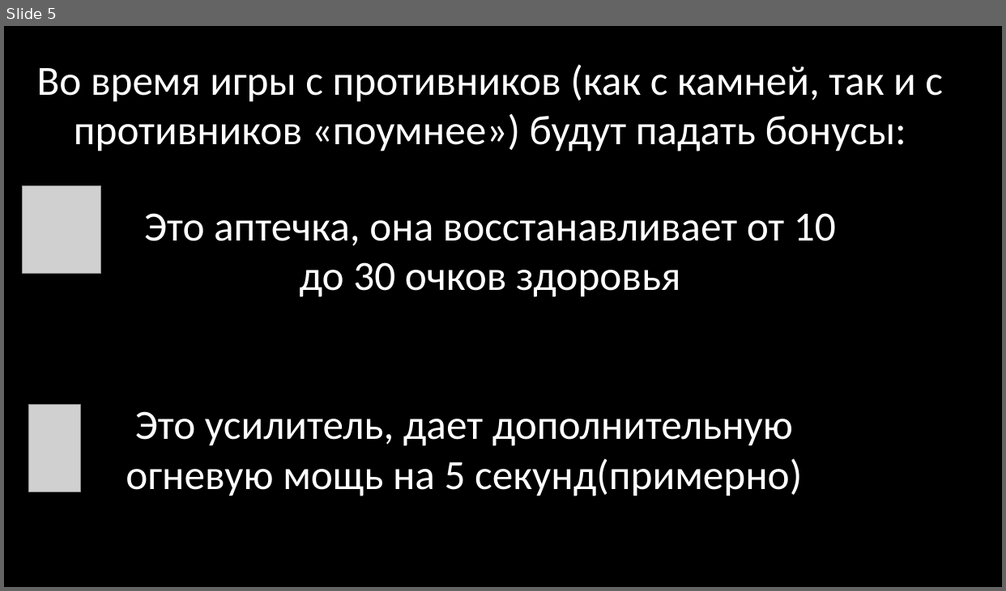
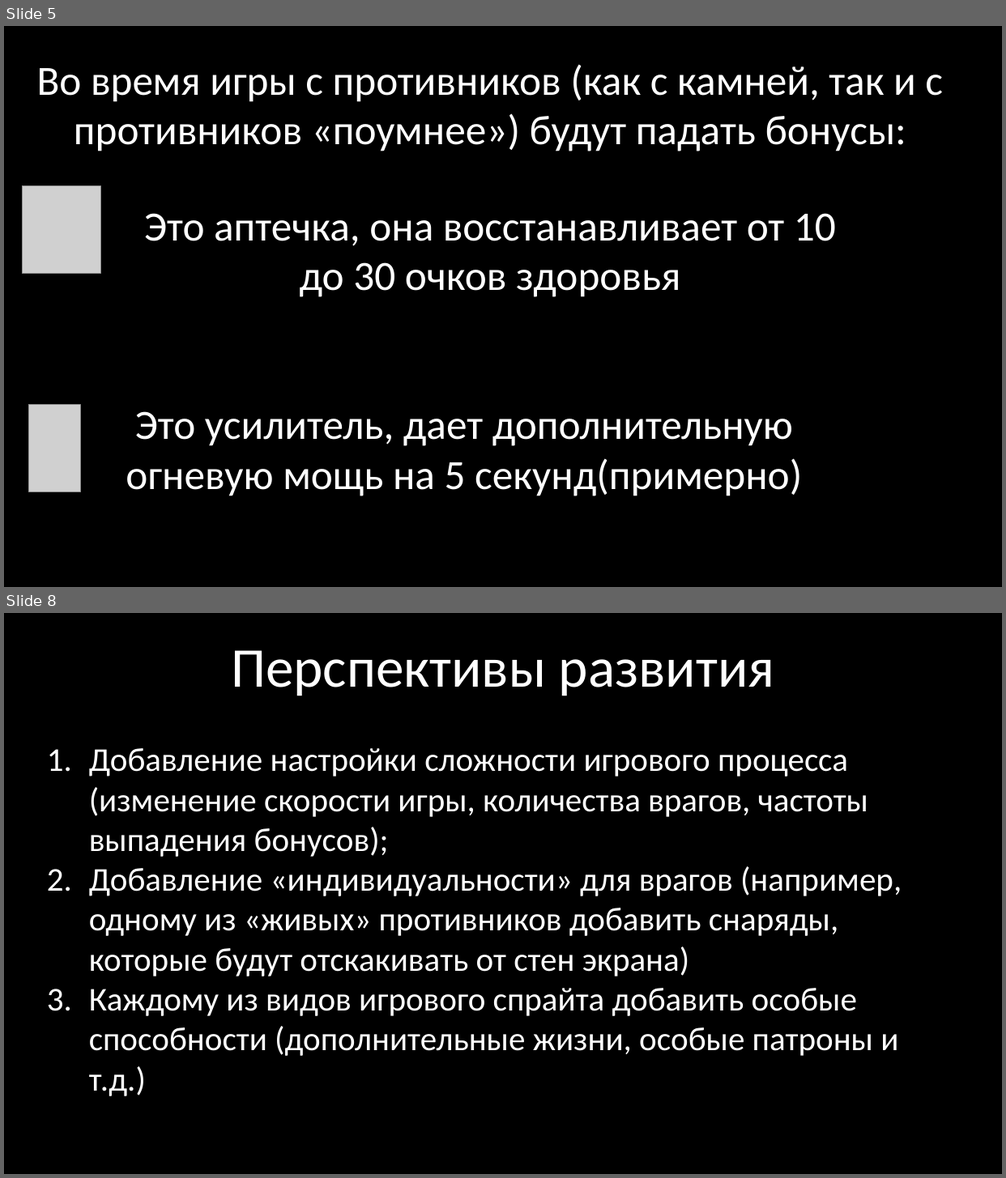
Before and after one commit to Rblba20/project_Yandex, a slide deck: Star Fighter.pptx. Shown one above the other, each under a label of ours: slide 5 before the commit, slides 5 and 8 after it; the slides between them are not shown. The pictures are 1006x591 and 1006x1178 pixels, drawn with LibreOffice and Linux fonts; fonts in the diff are those of the drawing; grey boxes stand for pictures. Boxes give left, top, right and bottom in pixels: in the first picture for what was removed or moved away, otherwise in the second. Text is boxed around its words. In the diff, an @@ line names an element or a change of style, - is before the commit and + after.

```diff
--- a/Star Fighter.pptx
+++ b/Star Fighter.pptx
@@ slide 8 added at (x1=4, y1=613, x2=1002, y2=1174), background #000000 @@
@@ text added at (x1=231, y1=650, x2=775, y2=696), 54 pt, text #FFFFFF @@
+Перспективы развития
@@ text added at (x1=89, y1=748, x2=901, y2=1097), 32 pt, text #FFFFFF @@
+1. Добавление настройки сложности игрового процесса (изменение скорости игры, количества врагов, частоты выпадения бонусов);
+2. Добавление «индивидуальности» для врагов (например, одному из «живых» противников добавить снаряды, которые будут отскакивать от стен экрана)
+3. Каждому из видов игрового спрайта добавить особые способности (дополнительные жизни, особые патроны и т.д.)
```
Also in this commit, not shown: 4 slides changed, 3 other slides added, 2 slides removed, 2 other files.
